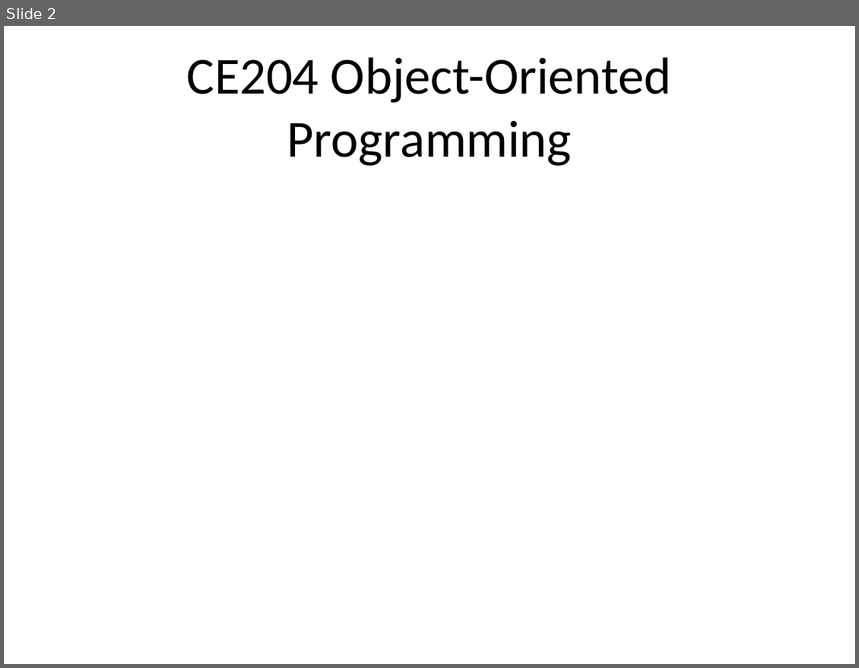
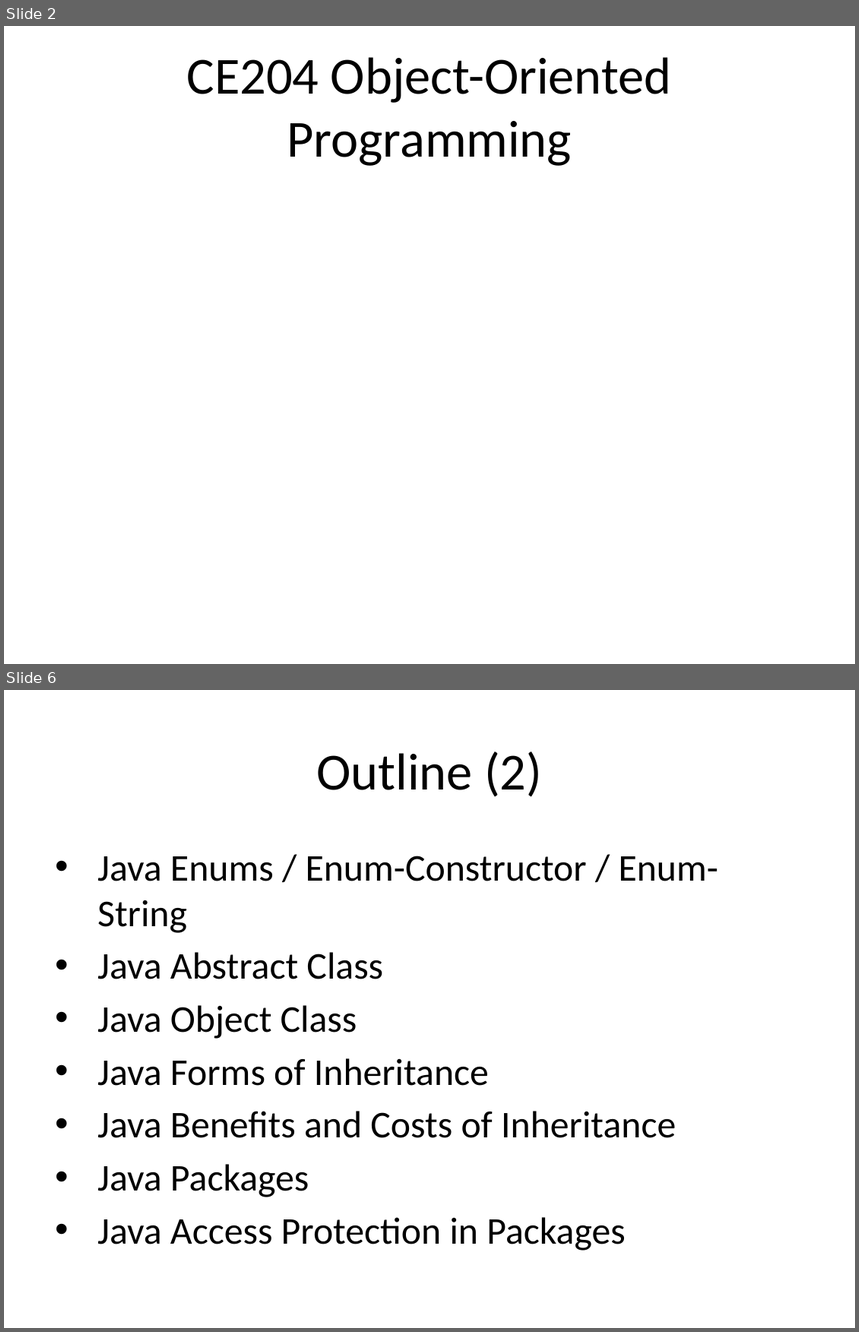
Before and after one commit to ucoruh/ce204-object-oriented-programming, a slide deck: docs/week-2/ce204-week-2.md_word.pptx. Shown one above the other, each under a label of ours: slide 2 before the commit, slides 2 and 6 after it; the slides between them are not shown. The pictures are 859x668 and 859x1332 pixels, drawn with LibreOffice and Linux fonts; fonts in the diff are those of the drawing. Boxes give left, top, right and bottom in pixels: in the first picture for what was removed or moved away, otherwise in the second. Text is boxed around its words. In the diff, an @@ line names an element or a change of style, - is before the commit and + after.

```diff
--- a/docs/week-2/ce204-week-2.md_word.pptx
+++ b/docs/week-2/ce204-week-2.md_word.pptx
@@ slide 6 added at bbox=[4, 690, 855, 1328], background #FFFFFF @@
@@ title added at bbox=[316, 752, 542, 797], 44 pt, text #000000 @@
+Outline (2)
@@ text added at bbox=[97, 856, 719, 1251], 32 pt, text #000000 @@
+• Java Enums / Enum-Constructor / Enum-String
+• Java Abstract Class
+• Java Object Class
+• Java Forms of Inheritance
+• Java Benefits and Costs of Inheritance
+• Java Packages
+• Java Access Protection in Packages
```
Also in this commit, not shown: 2 slides changed, 81 other slides added, 3 slides removed, 18 other files.
